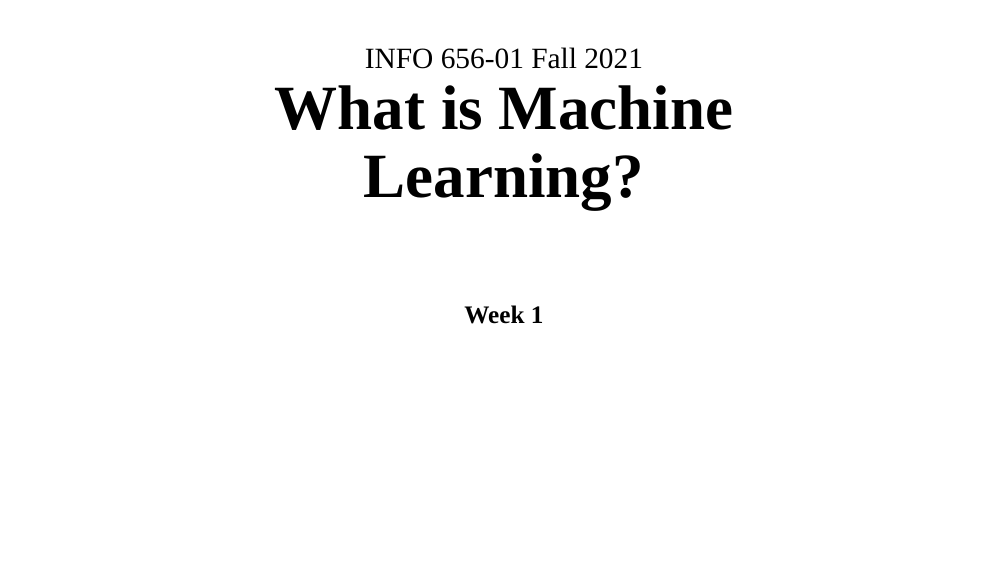
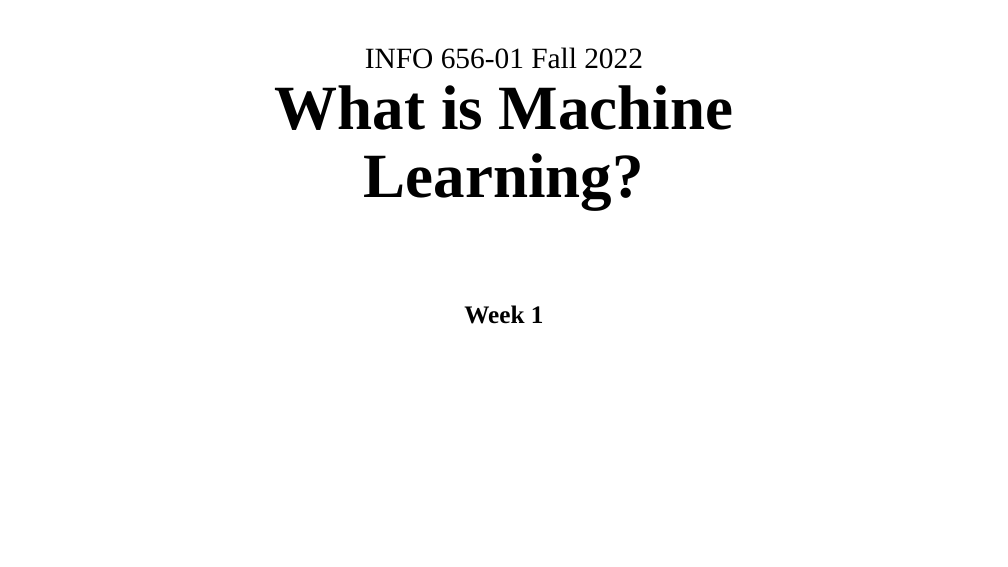
Before and after one commit to Amirosimani/Machine_Learning_Pratt, a slide deck: slide 1 of course slides/week_01.pptx. Drawn at 1008x567 pixels with LibreOffice and Linux fonts; fonts in the diff are those of the drawing. Boxes give left, top, right and bottom in pixels: in the first picture for what was removed or moved away, otherwise in the second. Text is boxed around its words. In the diff, an @@ line names an element or a change of style, - is before the commit and + after.

Commit message:
fall 2022 - session 1

```diff
--- a/course slides/week_01.pptx
+++ b/course slides/week_01.pptx
@@ title at (x1=275, y1=47, x2=733, y2=209): text changed @@
-INFO 656-01 Fall 2021
-What is Machine Learning?
+INFO 656-01 Fall 2022
+What is Machine Learning?
```
Also in this commit, not shown: 3 other slides changed, 2 other files.
